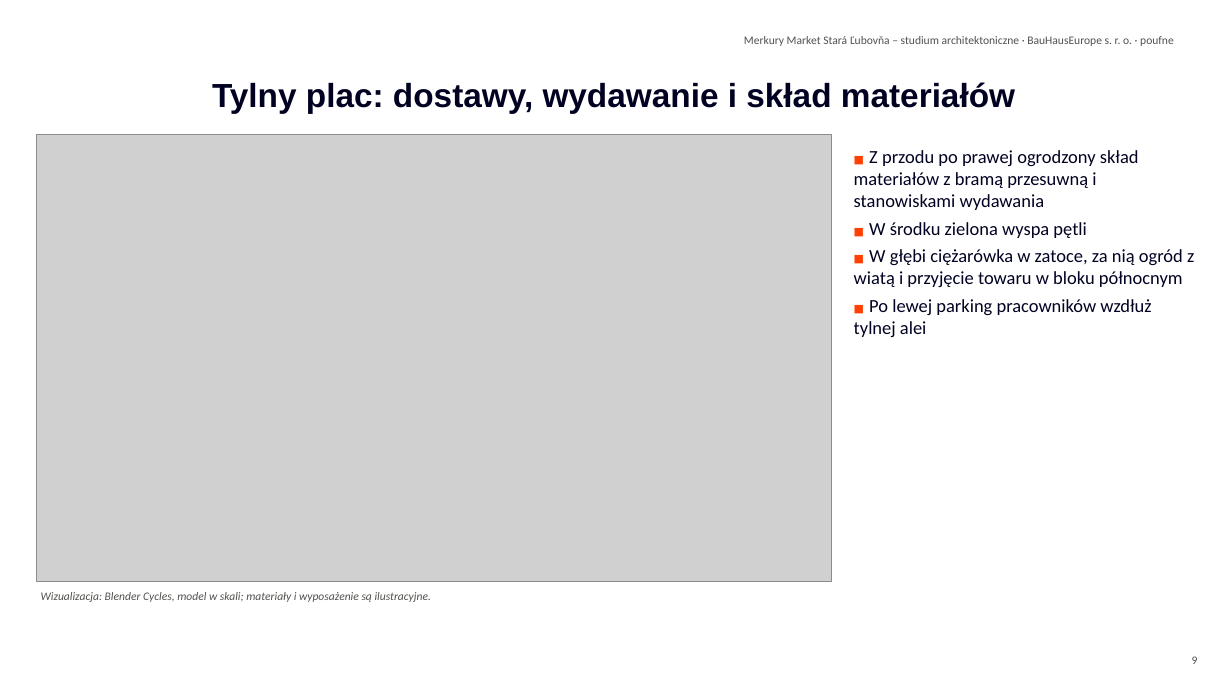
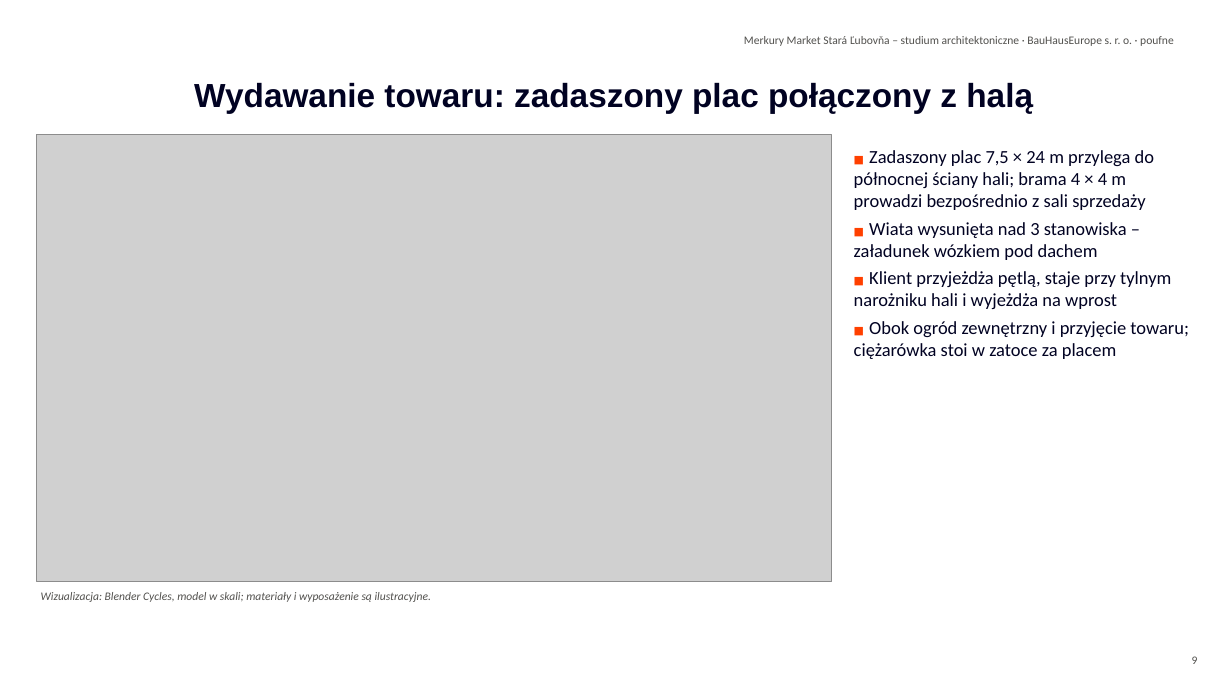
Before and after one commit to Lubo585/Lubo585, a slide deck: slide 9 of business-plan/studia-merkury-market/variant-B-sanacia/Merkury_Market_Stara_Lubovna_wariant_B_modernizacja_dobudowa_PL.pptx. Drawn at 1232x693 pixels with LibreOffice and Linux fonts; fonts in the diff are those of the drawing; grey boxes stand for pictures; background and template pictures are left out. Boxes give left, top, right and bottom in pixels: in the first picture for what was removed or moved away, otherwise in the second. Text is boxed around its words. In the diff, an @@ line names an element or a change of style, - is before the commit and + after.

```diff
--- a/business-plan/studia-merkury-market/variant-B-sanacia/Merkury_Market_Stara_Lubovna_wariant_B_modernizacja_dobudowa_PL.pptx
+++ b/business-plan/studia-merkury-market/variant-B-sanacia/Merkury_Market_Stara_Lubovna_wariant_B_modernizacja_dobudowa_PL.pptx
@@ title at (x1=194, y1=82, x2=1033, y2=113): text changed @@
-Tylny plac: dostawy, wydawanie i skład materiałów
+Wydawanie towaru: zadaszony plac połączony z halą
@@ text at (x1=854, y1=150, x2=1189, y2=359): text changed @@
-■ Z przodu po prawej ogrodzony skład materiałów z bramą przesuwną i stanowiskami wydawania
-■ W środku zielona wyspa pętli
-■ W głębi ciężarówka w zatoce, za nią ogród z wiatą i przyjęcie towaru w bloku północnym
-■ Po lewej parking pracowników wzdłuż tylnej alei
+■ Zadaszony plac 7,5 × 24 m przylega do północnej ściany hali; brama 4 × 4 m prowadzi bezpośrednio z sali sprzedaży
+■ Wiata wysunięta nad 3 stanowiska – załadunek wózkiem pod dachem
+■ Klient przyjeżdża pętlą, staje przy tylnym narożniku hali i wyjeżdża na wprost
+■ Obok ogród zewnętrzny i przyjęcie towaru; ciężarówka stoi w zatoce za placem
```
Also in this commit, not shown: 19 other slides changed, 1 slide added, 26 other files.
